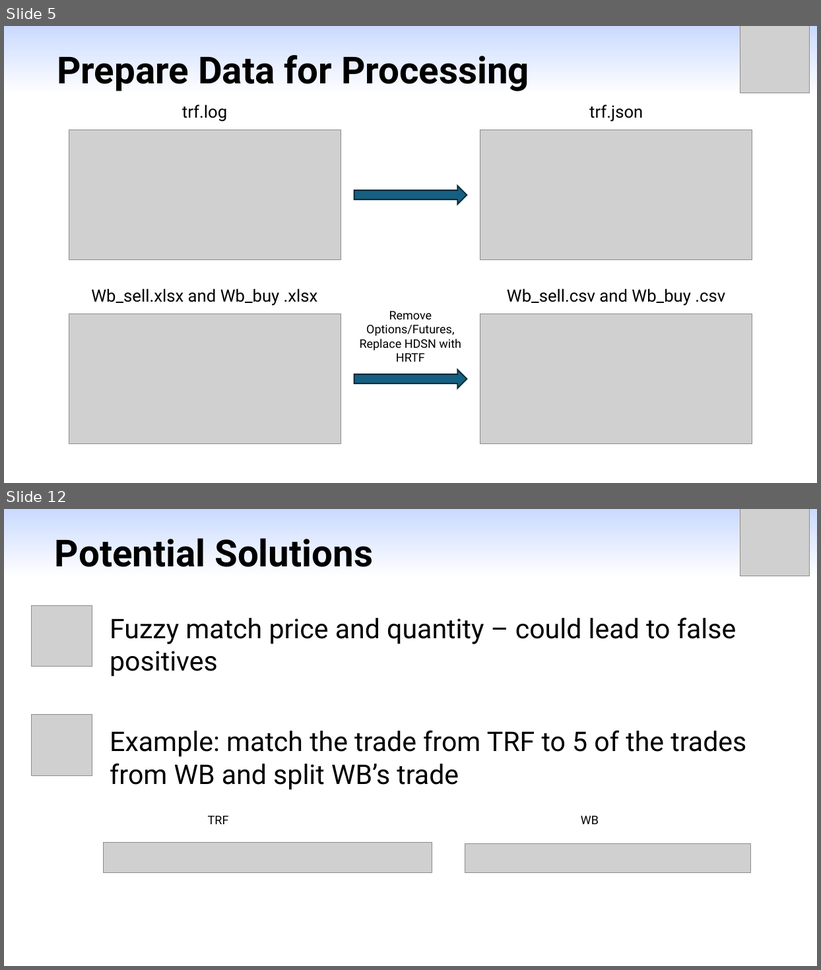
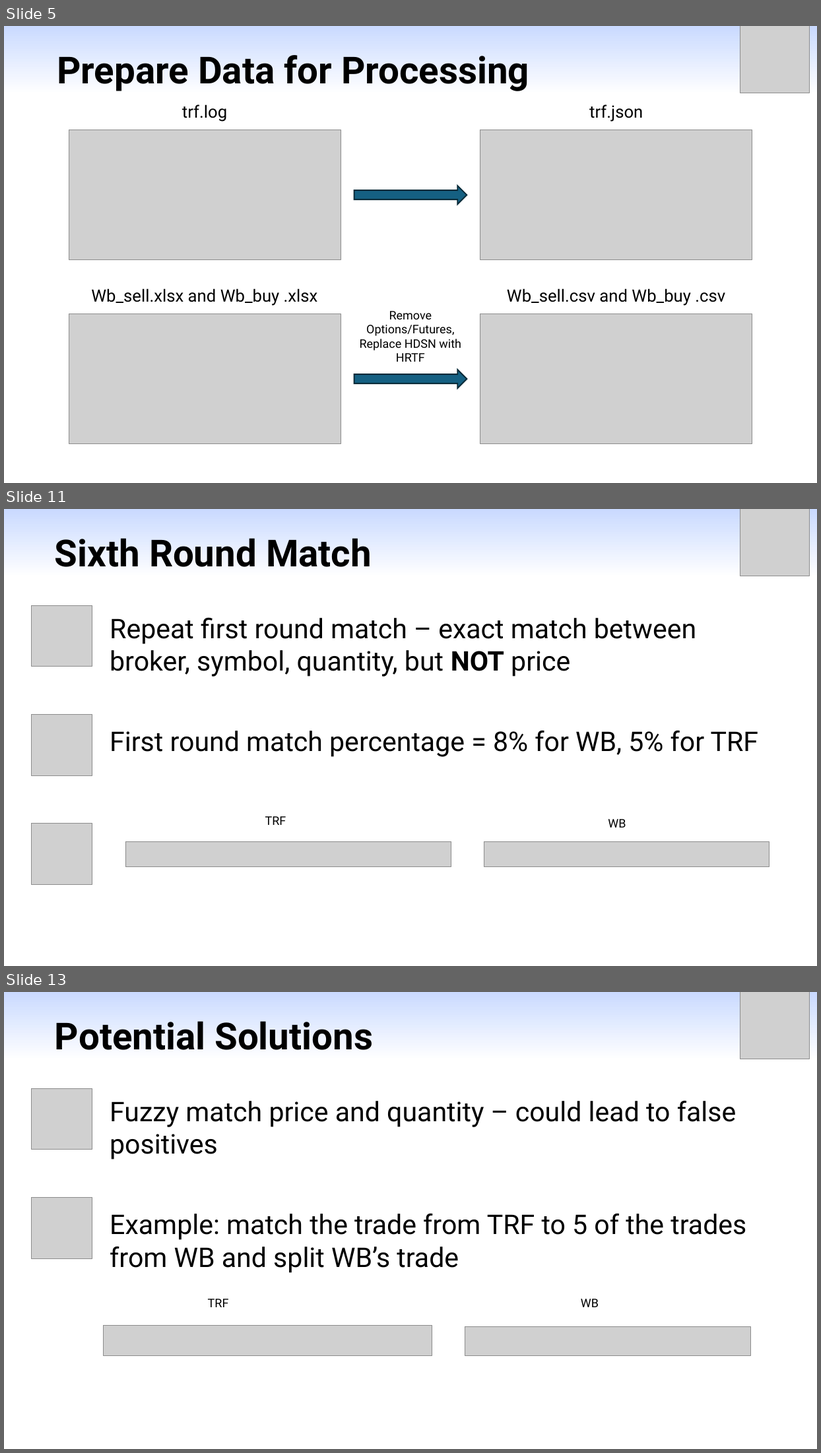
Before and after one commit to yangml103/webull_order_match, a slide deck: Presentation_Matching.pptx. Shown one above the other, each under a label of ours: slides 5 and 12 before the commit, slides 5, 11 and 13 after it; the slides between them are not shown. The pictures are 821x970 and 821x1453 pixels, drawn with LibreOffice and Linux fonts; fonts in the diff are those of the drawing; grey boxes stand for pictures. Boxes give left, top, right and bottom in pixels: in the first picture for what was removed or moved away, otherwise in the second. Text is boxed around its words. In the diff, an @@ line names an element or a change of style, - is before the commit and + after.

Commit message:
Uploading altered files - SEVENTH ROUND DOESNT WORK AND WAS REMOVED FROM LIST OF SCRIPTS

```diff
--- a/Presentation_Matching.pptx
+++ b/Presentation_Matching.pptx
@@ slide 11 added at (4, 509, 817, 966), background gradient #CADAFF to #FFFFFF @@
@@ picture added at (741, 509, 810, 576) @@
@@ title added at (55, 538, 372, 567), 44 pt, text #000000, bold @@
+Sixth Round Match
@@ picture added at (32, 606, 92, 667) @@
@@ text added at (110, 617, 696, 677), 32 pt, text #000000 @@
+Repeat first round match – exact match between broker, symbol, quantity, but NOT price
@@ picture added at (32, 714, 92, 776) @@
@@ text added at (110, 730, 758, 757), 32 pt, text #000000 @@
+First round match percentage = 8% for WB, 5% for TRF
@@ picture added at (32, 824, 92, 885) @@
@@ text added at (265, 817, 286, 825), 14 pt, text #000000 @@
+TRF
@@ text added at (608, 819, 626, 828), 14 pt, text #000000 @@
+WB
@@ picture added at (125, 842, 451, 867) @@
@@ picture added at (484, 842, 770, 867) @@
@@ what was slide 12 is now slide 13 @@
```
Also in this commit, not shown: 6 slides changed, 14 other files.
